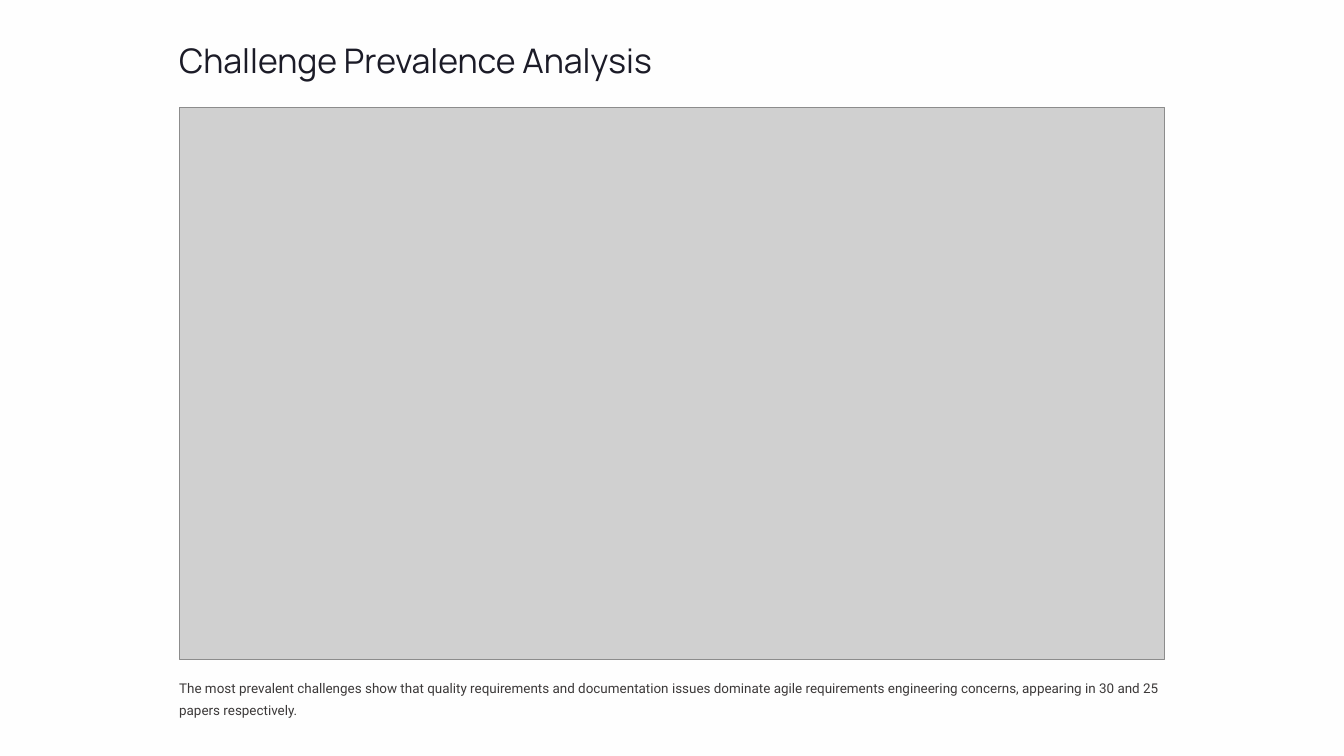
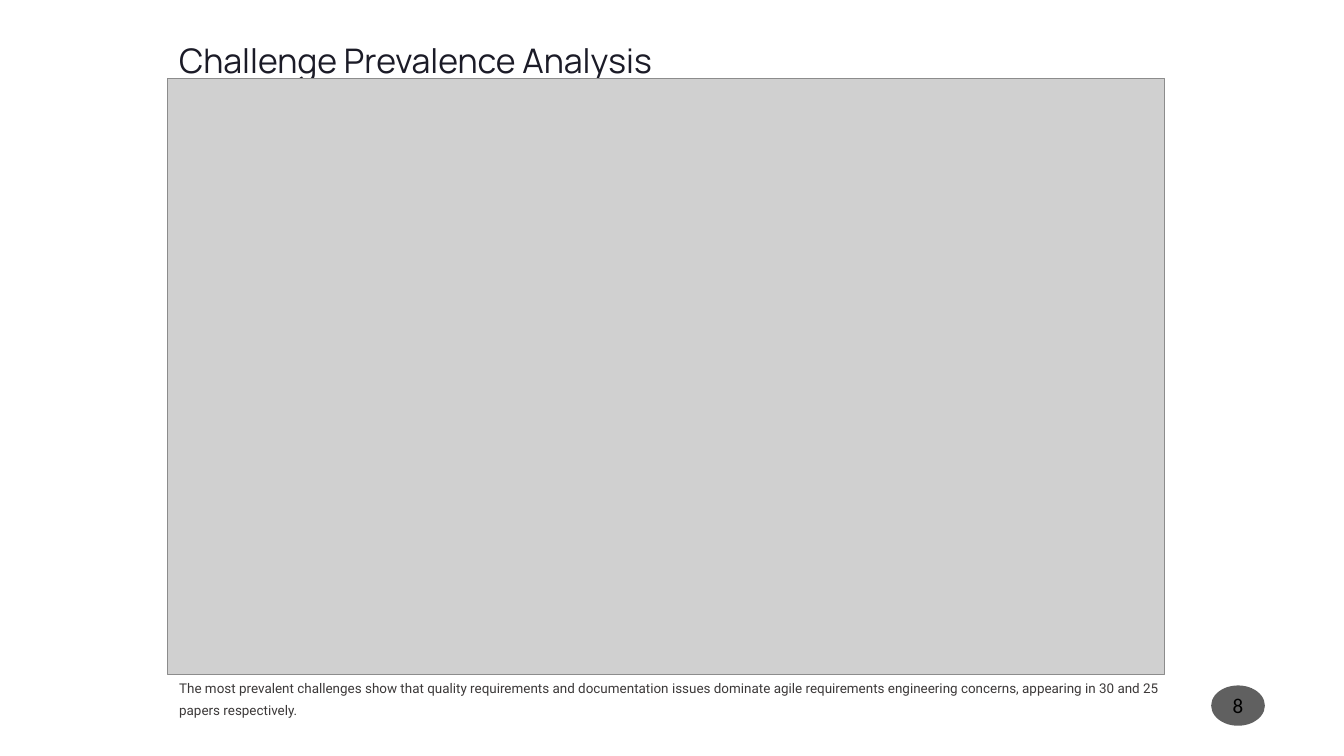
Before and after one commit to shohaghcsesust/MSCSE-SSA, a slide deck: slide 8 of Agile-Software-Requirements-Engineering.pptx (slide 7 before the commit). Drawn at 1344x756 pixels with LibreOffice and Linux fonts; fonts in the diff are those of the drawing; grey boxes stand for pictures. Boxes give left, top, right and bottom in pixels: in the first picture for what was removed or moved away, otherwise in the second. Text is boxed around its words. In the diff, an @@ line names an element or a change of style, - is before the commit and + after.

```diff
--- a/Agile-Software-Requirements-Engineering.pptx
+++ b/Agile-Software-Requirements-Engineering.pptx
@@ rectangle removed at box(0, 0, 1344, 756) @@
@@ rectangle removed at box(0, 0, 1344, 756) @@
@@ picture: place and size @@
-picture at box(179, 108, 1164, 659)
+picture at box(168, 78, 1165, 675)
@@ page number added at box(1211, 685, 1265, 726), fill #1D1D1D at 70% opacity, 18 pt, text #000000 @@
+8
```
Also in this commit, not shown: 14 other slides changed, 3 slides added, 1 slide removed.
